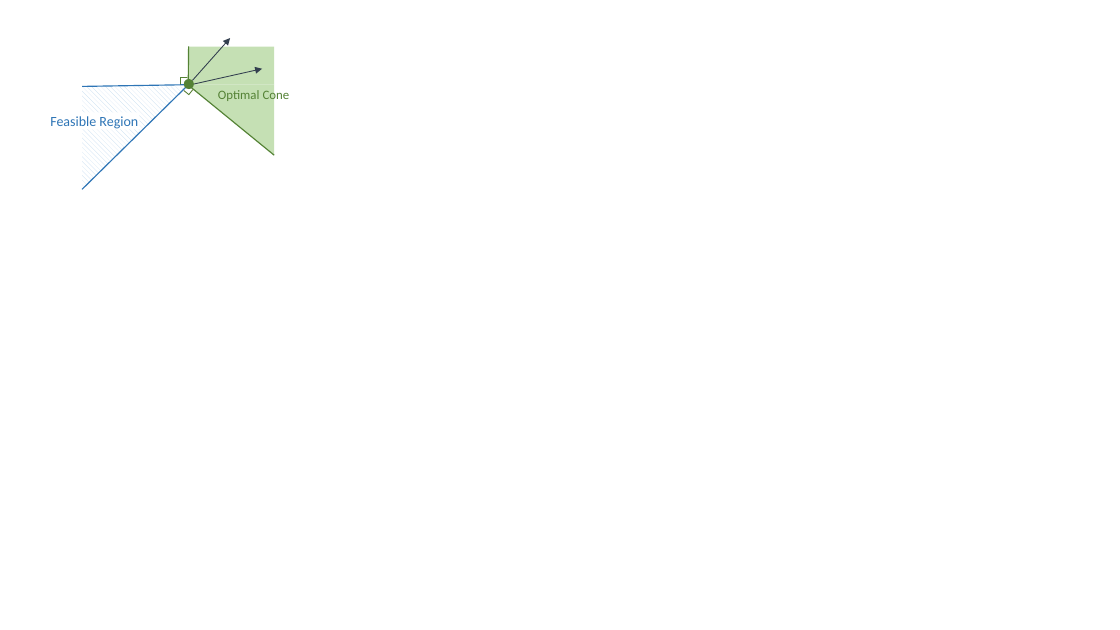
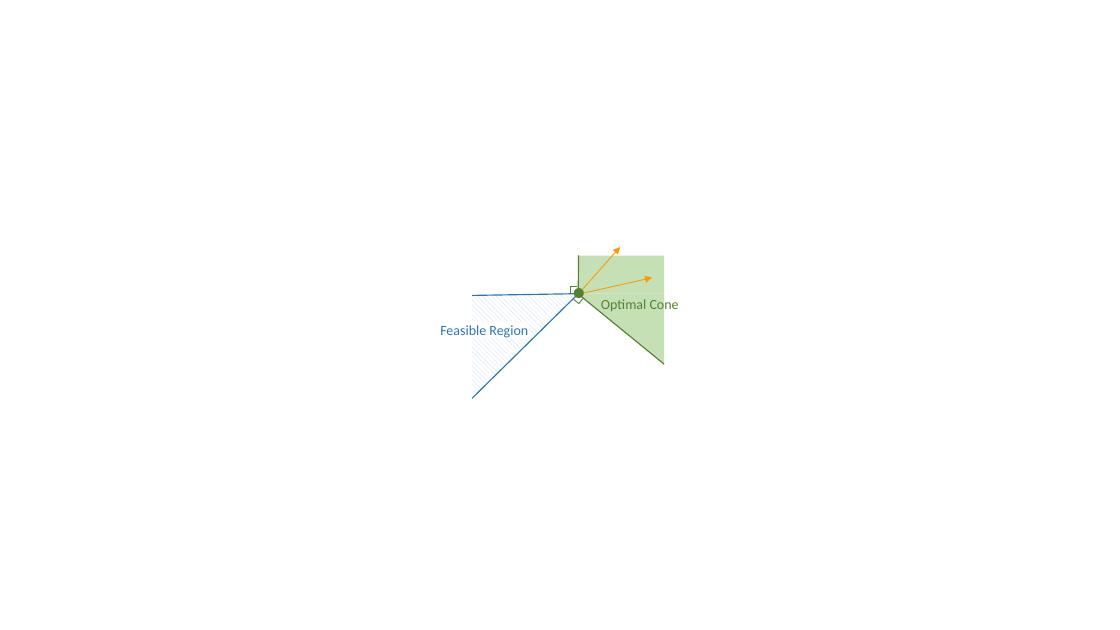
Before and after one commit to khalil-research/CaVE, a slide deck: slide 2 of images/axis.pptx. Drawn at 1120x630 pixels with LibreOffice and Linux fonts; fonts in the diff are those of the drawing; background and template pictures are left out. Boxes give left, top, right and bottom in pixels: in the first picture for what was removed or moved away, otherwise in the second. Text is boxed around its words. In the diff, an @@ line names an element or a change of style, - is before the commit and + after.

```diff
--- a/images/axis.pptx
+++ b/images/axis.pptx
@@ arrow (582, 290) - (620, 247): stroke #333F50 0.75 pt to #FF9900 0.75 pt @@
@@ 4 lines, 2 rectangles, 2 right triangles, 2 corners, 2 arrows, 1 ellipse: place and size @@
-4 lines, 2 rectangles, 2 right triangles, 2 corners, 2 arrows, 1 ellipse at bbox=[50, 38, 274, 190]
+4 lines, 2 rectangles, 2 right triangles, 2 corners, 2 arrows, 1 ellipse at bbox=[440, 247, 665, 399]
@@ arrow (584, 293) - (652, 278): stroke #333F50 0.75 pt to #FF9900 0.75 pt @@
@@ text "Optimal Cone": place and size @@
-text "Optimal Cone" at bbox=[218, 88, 290, 103]
+text "Optimal Cone" at bbox=[601, 297, 679, 313]
@@ text "Optimal Cone" at bbox=[601, 297, 679, 313]: size 11 to 12 pt @@
```
Also in this commit, not shown: 1 other slide changed, 1 slide removed, 4 other files.
